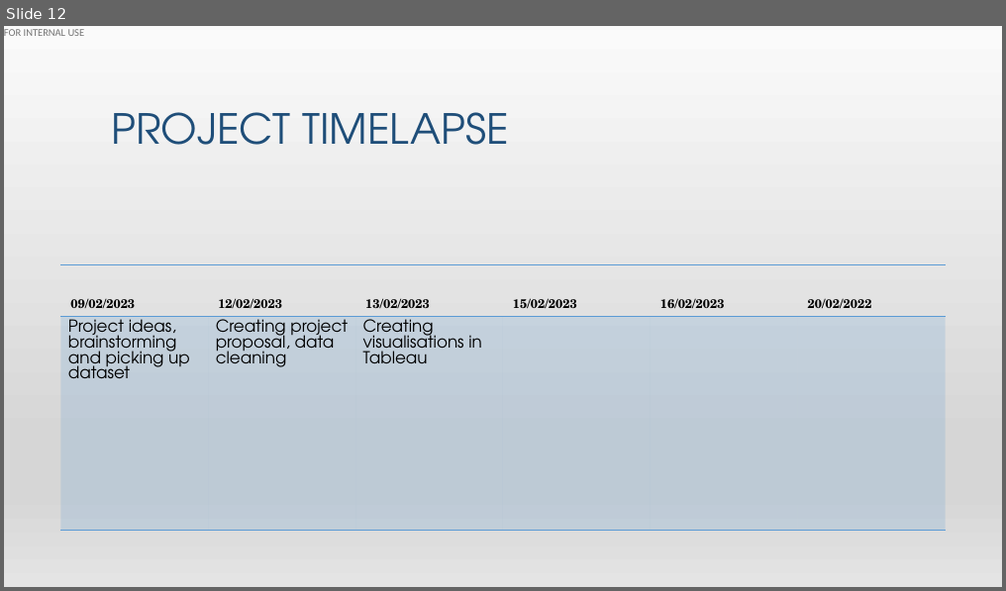
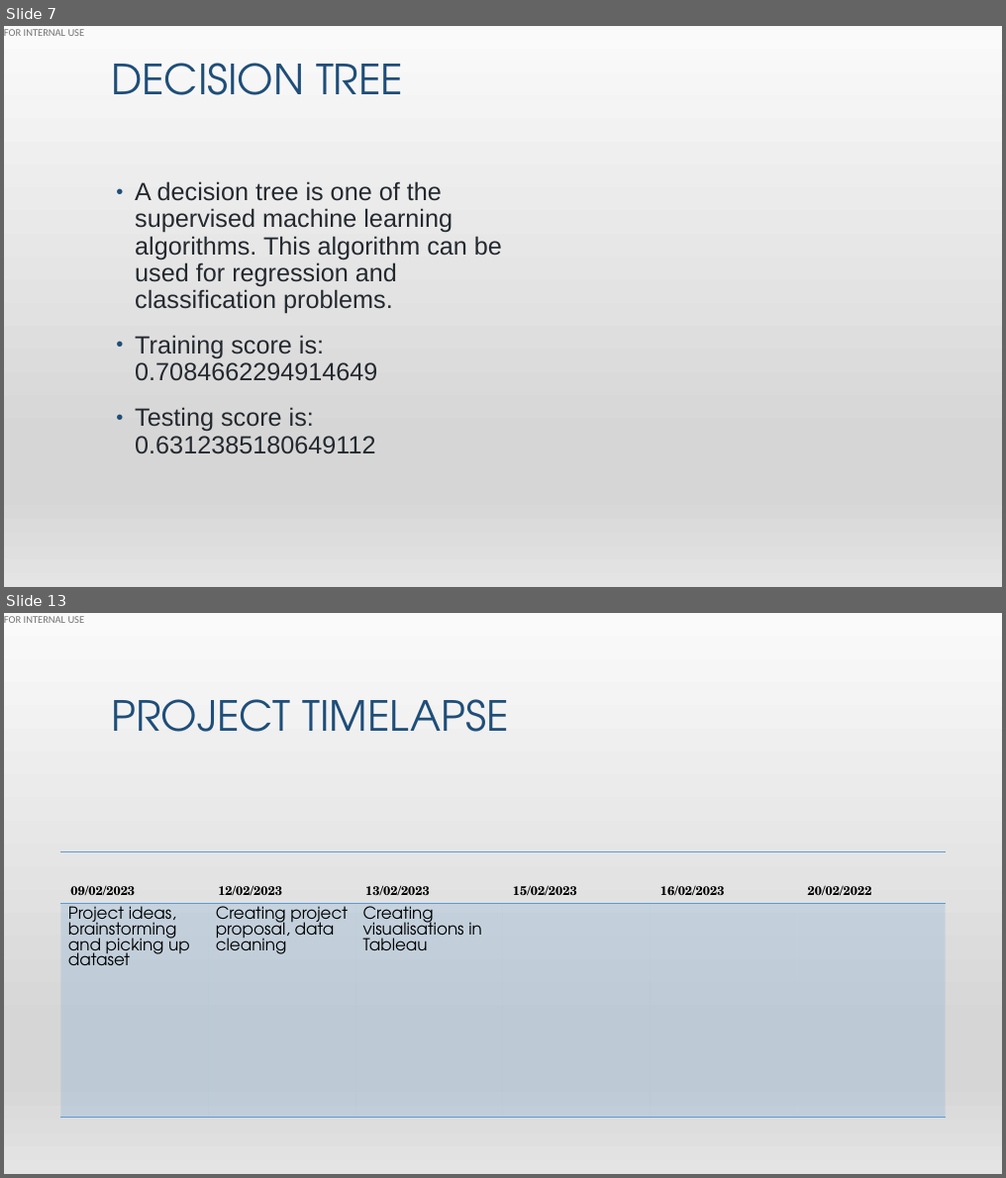
Before and after one commit to hibaa-a/MachineLearning_GlassdoorReviews, a slide deck: glassdoor_presentation.pptx. Shown one above the other, each under a label of ours: slide 12 before the commit, slides 7 and 13 after it; the slides between them are not shown. The pictures are 1006x591 and 1006x1178 pixels, drawn with LibreOffice and Linux fonts; fonts in the diff are those of the drawing. Boxes give left, top, right and bottom in pixels: in the first picture for what was removed or moved away, otherwise in the second. Text is boxed around its words. In the diff, an @@ line names an element or a change of style, - is before the commit and + after.

```diff
--- a/glassdoor_presentation.pptx
+++ b/glassdoor_presentation.pptx
@@ slide 7 added at bbox=[4, 26, 1002, 587], background gradient #F2F2F2 to #E7E6E6 to #FFFFFF to #D0CECE; not listed: 2 template elements that a slide beside it also shows @@
@@ title added at bbox=[111, 63, 403, 95], 40 pt, text #1F4E79 @@
+DECISION TREE
@@ text added at bbox=[135, 181, 502, 455], 24 pt, text #24292F @@
+• A decision tree is one of the supervised machine learning algorithms. This algorithm can be used for regression and classification problems.
+• Training score is: 0.7084662294914649
+• Testing score is: 0.6312385180649112
@@ what was slide 12 is now slide 13 @@
```
Also in this commit, not shown: 6 other slides added, 6 slides removed.
